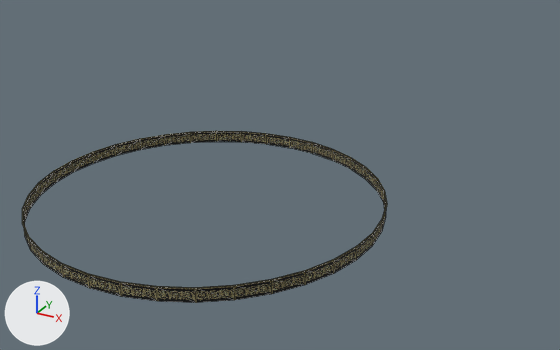
The OBJ model 3D Obj/Railing.obj: old version first, new version second.
One viewpoint serves both versions: a camera (50 mm lens) standing at (30.9, -44.8, 32.7) and looking at (-1.1, 13.4, 3.6). The axes (+X, +Y, +Z) are drawn at lower left. The lights are the same throughout. Mesh edges are drawn as thin lines. Where no turn or scale is listed for an object, it has been applied to the vertices.

The scene before the commit, as lines of its bpy script (objects in view):
```python
me_gelander014 = bpy.data.meshes.new('Gelander014')
me_gelander014.from_pydata(...)  # 72 vertices, 72 faces; spans x -13.2..13.7, y -14.0..12.9, z 6.7..7.7
me_gelander014.materials.append(mat_railing)  # picture img_gelaender_png
me_object024 = bpy.data.meshes.new('Object024')
me_object024.from_pydata(...)  # 144 vertices, 216 faces; spans x -13.2..13.8, y -14.1..12.9, z 7.7..7.8
me_object024.materials.append(mat_railing)  # picture img_gelaender_png
ob_gelander014 = bpy.data.objects.new('Gelander014', me_gelander014)
ob_gelander014.location = (0.0, 0.0, 0.0)
ob_object024 = bpy.data.objects.new('Object024', me_object024)
ob_object024.location = (0.0, 0.0, 0.0)
```
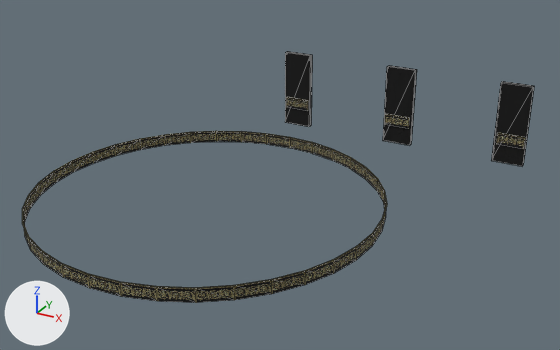
The change in detail:
Mesh me_plane013 is new.
It has 4 vertices, 2 faces and spans x -15.43..-11.87, y 41.37, z -2.3..7.2.
It uses material mat_railing (picture img_gelaender_png).
Mesh me_plane012 is new.
It has 4 vertices, 2 faces and spans x -15.43..-11.87, y 41.09, z -2.3..7.2.
It uses material mat_railing (picture img_gelaender_png).
Mesh me_plane011 is new.
It has 4 vertices, 2 faces and spans x -15.43..-11.87, y 40.77, z -2.3..7.2.
It uses material mat_railing (picture img_gelaender_png).
Mesh me_plane010 is new.
It has 4 vertices, 2 faces and spans x -1.59..1.97, y 41.37, z -2.3..7.2.
It uses material mat_railing (picture img_gelaender_png).
Mesh me_plane009 is new.
It has 4 vertices, 2 faces and spans x -1.59..1.97, y 41.09, z -2.3..7.2.
It uses material mat_railing (picture img_gelaender_png).
Mesh me_plane008 is new.
It has 4 vertices, 2 faces and spans x -1.59..1.97, y 40.77, z -2.3..7.2.
It uses material mat_railing (picture img_gelaender_png).
Mesh me_plane007 is new.
It has 4 vertices, 2 faces and spans x 12.04..15.61, y 41.37, z -2.3..7.2.
It uses material mat_railing (picture img_gelaender_png).
Mesh me_plane006 is new.
It has 4 vertices, 2 faces and spans x 12.04..15.61, y 41.09, z -2.3..7.2.
It uses material mat_railing (picture img_gelaender_png).
Mesh me_plane005 is new.
It has 4 vertices, 2 faces and spans x 12.04..15.61, y 40.77, z -2.3..7.2.
It uses material mat_railing (picture img_gelaender_png).
Mesh me_baum004 is new.
It has 12 vertices, 8 faces and spans x 12.41..15.49, y 40.58..40.68, z -0.05..1.31.
It uses material mat_railing (picture img_gelaender_png).
Mesh me_baum003 is new.
It has 12 vertices, 8 faces and spans x -1.35..1.72, y 40.58..40.68, z -0.05..1.31.
It uses material mat_railing (picture img_gelaender_png).
Mesh me_baum002 is new.
It has 12 vertices, 8 faces and spans x -15.09..-12.02, y 40.58..40.68, z -0.05..1.31.
It uses material mat_railing (picture img_gelaender_png).
Object 'Plane013' (ob_plane013) is new; it shows me_plane013.
Its location is (0.0, 0.0, 0.0).
Object 'Plane012' (ob_plane012) is new; it shows me_plane012.
Its location is (0.0, 0.0, 0.0).
Object 'Plane011' (ob_plane011) is new; it shows me_plane011.
Its location is (0.0, 0.0, 0.0).
Object 'Plane010' (ob_plane010) is new; it shows me_plane010.
Its location is (0.0, 0.0, 0.0).
Object 'Plane009' (ob_plane009) is new; it shows me_plane009.
Its location is (0.0, 0.0, 0.0).
Object 'Plane008' (ob_plane008) is new; it shows me_plane008.
Its location is (0.0, 0.0, 0.0).
Object 'Plane007' (ob_plane007) is new; it shows me_plane007.
Its location is (0.0, 0.0, 0.0).
Object 'Plane006' (ob_plane006) is new; it shows me_plane006.
Its location is (0.0, 0.0, 0.0).
Object 'Plane005' (ob_plane005) is new; it shows me_plane005.
Its location is (0.0, 0.0, 0.0).
Object 'Baum004' (ob_baum004) is new; it shows me_baum004.
Its location is (0.0, 0.0, 0.0).
Object 'Baum003' (ob_baum003) is new; it shows me_baum003.
Its location is (0.0, 0.0, 0.0).
Object 'Baum002' (ob_baum002) is new; it shows me_baum002.
Its location is (0.0, 0.0, 0.0).

What differs and where, as boxes [x1, y1, x2, y2] in the pictures (560 x 350 px):
'Plane005', added (black)
    after: [491, 83, 533, 166]
'Plane008', added (black)
    after: [383, 67, 415, 146]
'Plane011', added (black)
    after: [285, 52, 310, 127]
'Baum004', added
    after: [496, 133, 525, 148]
'Baum003', added
    after: [385, 114, 409, 128]
'Baum002', added
    after: [287, 97, 308, 111]
'Plane012', added
    after: [287, 52, 311, 126]
'Plane009', added
    after: [388, 66, 416, 145]
'Plane013', added
    after: [287, 51, 312, 125]
'Plane010', added
    after: [389, 65, 417, 142]
'Plane006', added
    after: [501, 82, 534, 166]
'Plane007', added
    after: [502, 81, 534, 165]
'Object024', unchanged, covered by the edit
    before: [22, 131, 387, 289]
